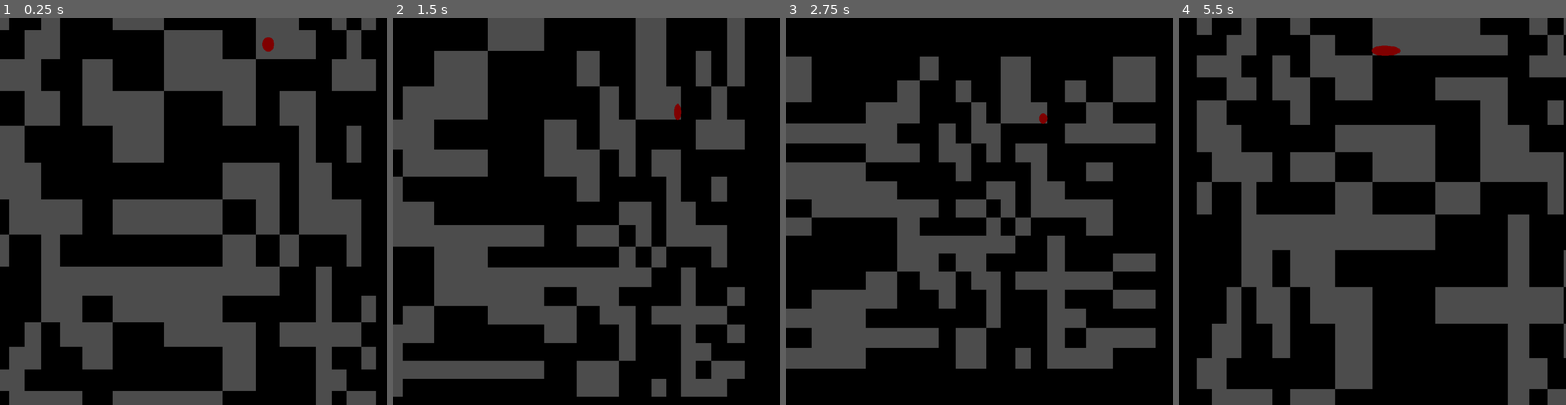
Above: before the commit, frames 1-4 (left to right).
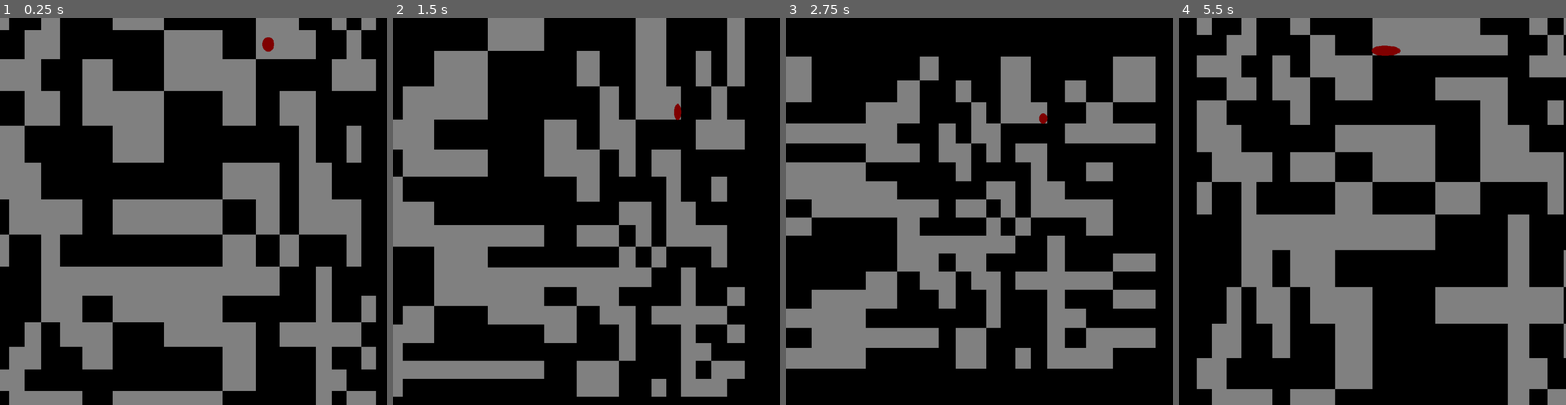
Above: after the commit, the same moments.

Repository: Bonfirium/maze_squeezer
Game: Godot game, scene res://scenes/player.tscn
Two runs of this game, one before a commit and one after it. Both use one fixed random seed, a clock stepped at 60 frames per second and the inputs below.
Inputs:
- Up to frame 1 (0.25 s): no input
- Up to frame 2 (1.5 s): hold D 0.53-1.28 s; hold S from 1.28 s (still down)
- Up to frame 3 (2.75 s): release S at 2.03 s; hold D from 2.03 s (still down)
- Up to frame 4 (5.5 s): release D at 2.78 s; hold W 2.78-3.53 s; hold A 3.53-5.03 s; hold S from 5.03 s (still down)

The runs differ from the first frame. In frame 1, 45% of the frame differs, in the area x 0-98%, y 0-100%; in frame 2, 38%; in frame 3, 35%; in frame 4, 42%.

Commit message:
Change background color

Diff:
--- a/project.godot
+++ b/project.godot
@@ -21,4 +21,5 @@
 
 [rendering]
 
+environment/default_clear_color=Color( 0.501961, 0.501961, 0.501961, 1 )
 environment/default_environment="res://default_env.tres"
--- a/scenes/player.tscn
+++ b/scenes/player.tscn
@@ -60,7 +60,7 @@
 shadow_atlas_quad_2 = 3
 shadow_atlas_quad_3 = 4
 script = ExtResource( 2 )
-_sections_unfolded = [ "Render Target", "Rendering" ]
+_sections_unfolded = [ "GUI", "Render Target", "Rendering" ]
 width = 16
 height = 16
 
